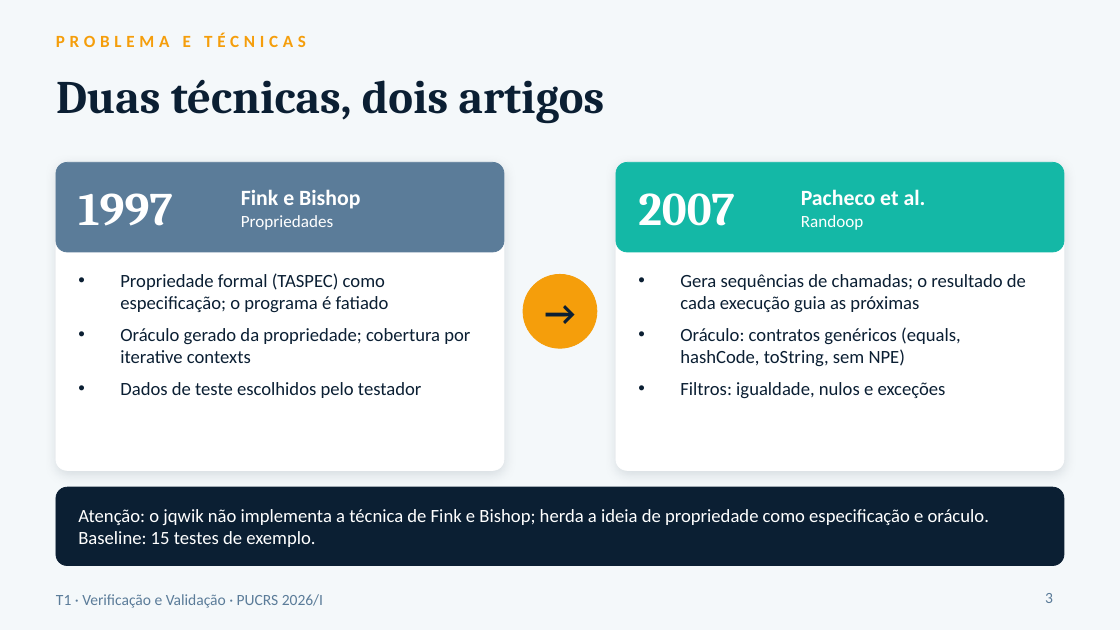
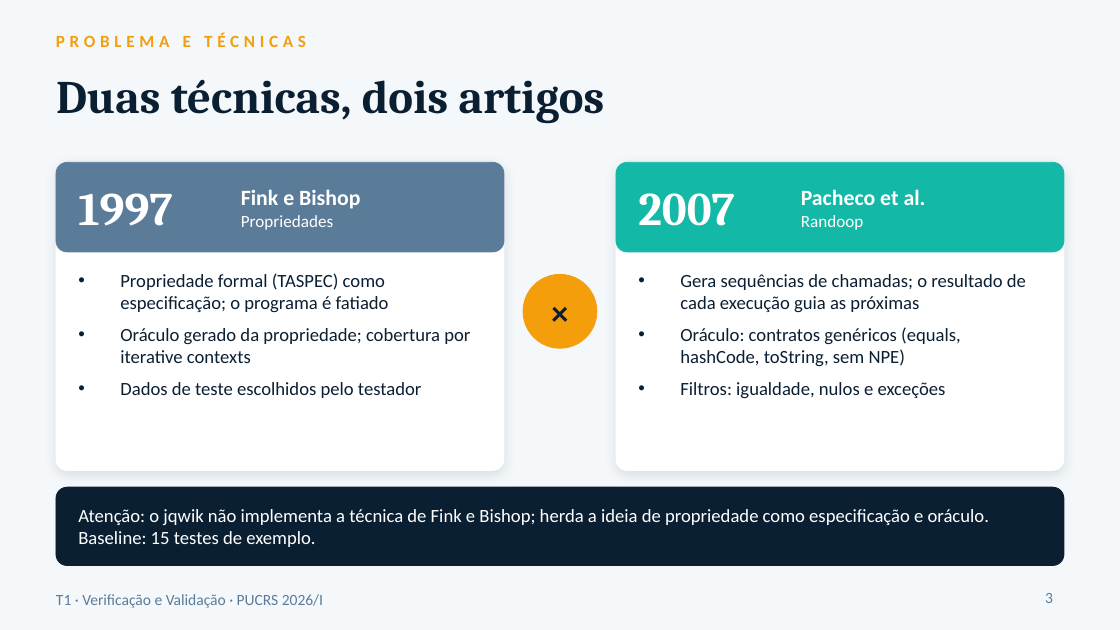
Before and after one commit to theeduardohoffmann/fraction-lab, a slide deck: slide 3 of apresentacao/apresentacao.pptx. Drawn at 1120x630 pixels with LibreOffice and Linux fonts; fonts in the diff are those of the drawing. Boxes give left, top, right and bottom in pixels: in the first picture for what was removed or moved away, otherwise in the second. Text is boxed around its words. In the diff, an @@ line names an element or a change of style, - is before the commit and + after.

Commit message:
docs: README, slides e roteiro alinhados aos experimentos revisados
- README: reescrito, com entregáveis, resultados em resumo, contratos do Randoop e seção de contribuições (baseada no git log); corrige a linha de abertura
- Slides e roteiro: números atualizados para os experimentos do PR #1 (1.467 testes do Randoop, 1.500 no total; M1, M2 e M3 detectados com 18, 16 e 4 testes; M4 não detectado); slide 3 alinhado à comparação revisada da resenha (artigos com ênfases diferentes, sem relação de evolução)
- Testes: geradores do jqwik agrupados no topo de FractionPropertiesTest, sem mudança de comportamento
- Scripts do Randoop: formatação do flag --npe-on-non-null-input=ERROR
- tests.md: estatística do P13 de uma execução registrada
- .gitignore: ignora arquivos temporários do PowerPoint (~\$*) e .DS_Store

```diff
--- a/apresentacao/apresentacao.pptx
+++ b/apresentacao/apresentacao.pptx
@@ text at (523,274,597,348): text changed @@
-→
+×
```
Also in this commit, not shown: 4 other slides changed, 7 other files.
